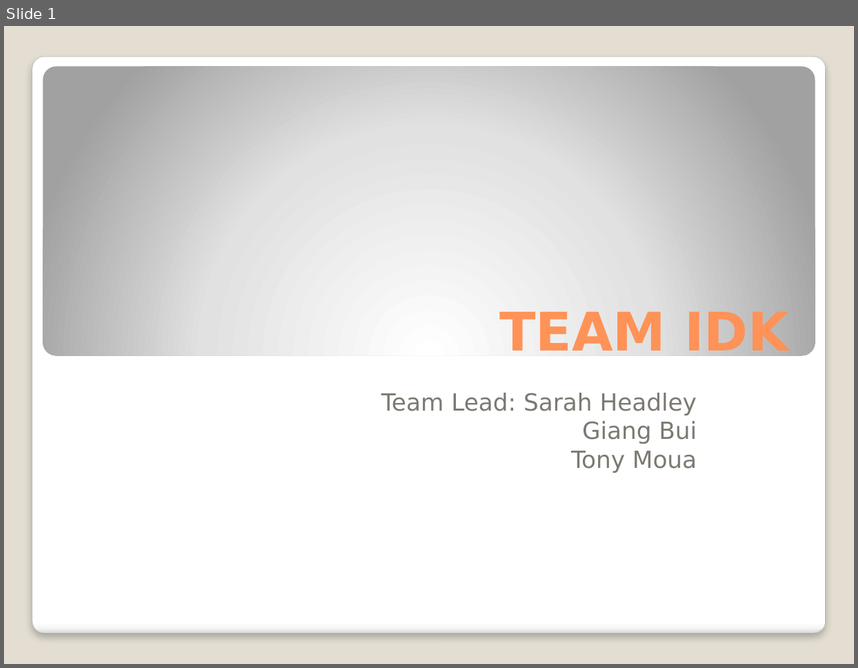
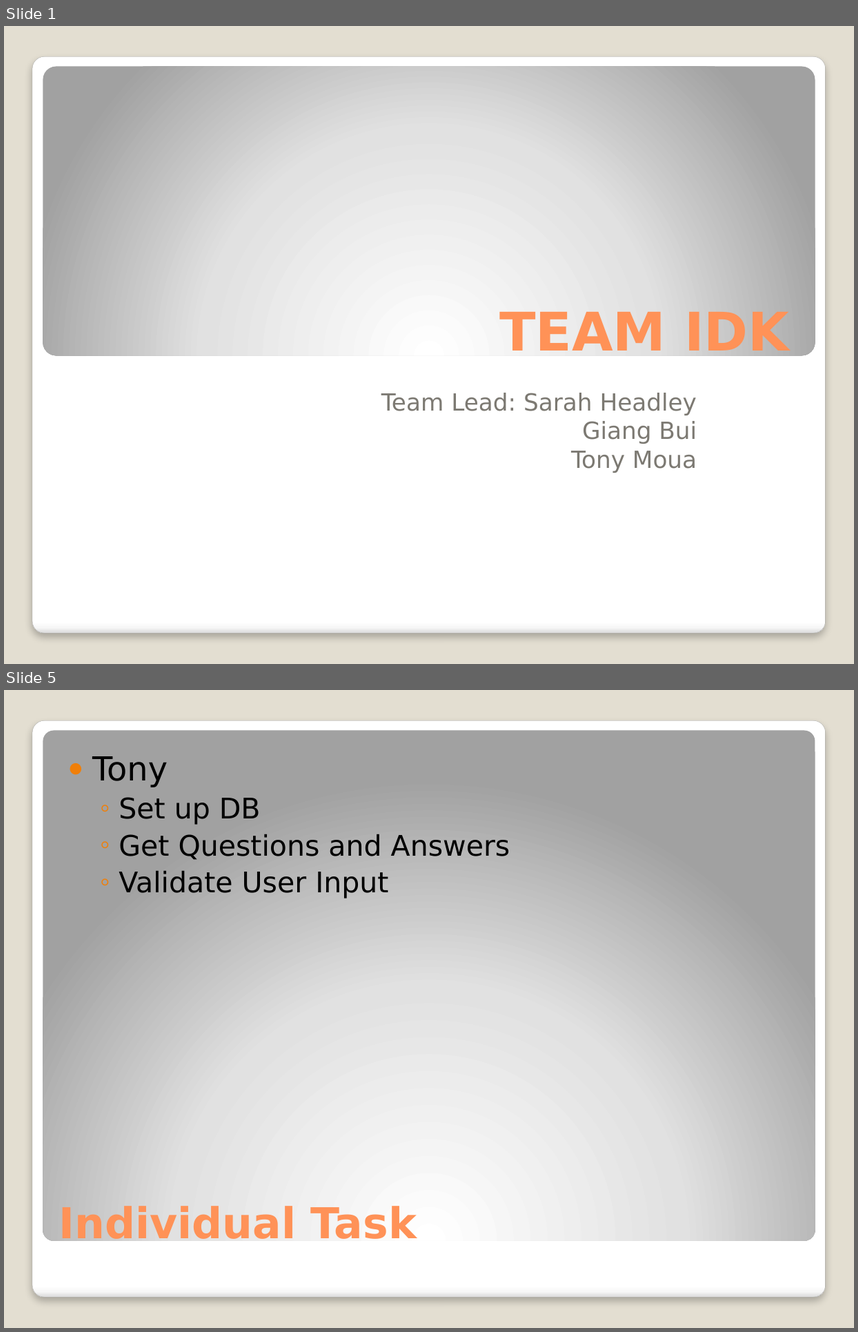
Before and after one commit to sarahbearmh/cscd350, a slide deck: TriviaMazePresentation.pptx. Shown one above the other, each under a label of ours: slide 1 before the commit, slides 1 and 5 after it; the slides between them are not shown. The pictures are 858x668 and 858x1332 pixels, drawn with LibreOffice and Linux fonts; fonts in the diff are those of the drawing. Boxes give left, top, right and bottom in pixels: in the first picture for what was removed or moved away, otherwise in the second. Text is boxed around its words. In the diff, an @@ line names an element or a change of style, - is before the commit and + after.

```diff
--- a/TriviaMazePresentation.pptx
+++ b/TriviaMazePresentation.pptx
@@ slide 5 added at (4,690,854,1328), background #E3DED1; not listed: 1 template element that a slide beside it also shows @@
@@ rounded rectangle added at (43,730,815,1240), fill gradient #FFFFFF to #E1E1E1 to #A2A2A2 @@
@@ text added at (92,756,510,898), 24 pt, text #000000 @@
+● Tony
+  ◦ Set up DB
+  ◦ Get Questions and Answers
+  ◦ Validate User Input
@@ title added at (59,1204,417,1248), 36 pt, text #FF9258, bold @@
+Individual Task
```
Also in this commit, not shown: 1 slide changed, 3 other slides added, 2 other files.
